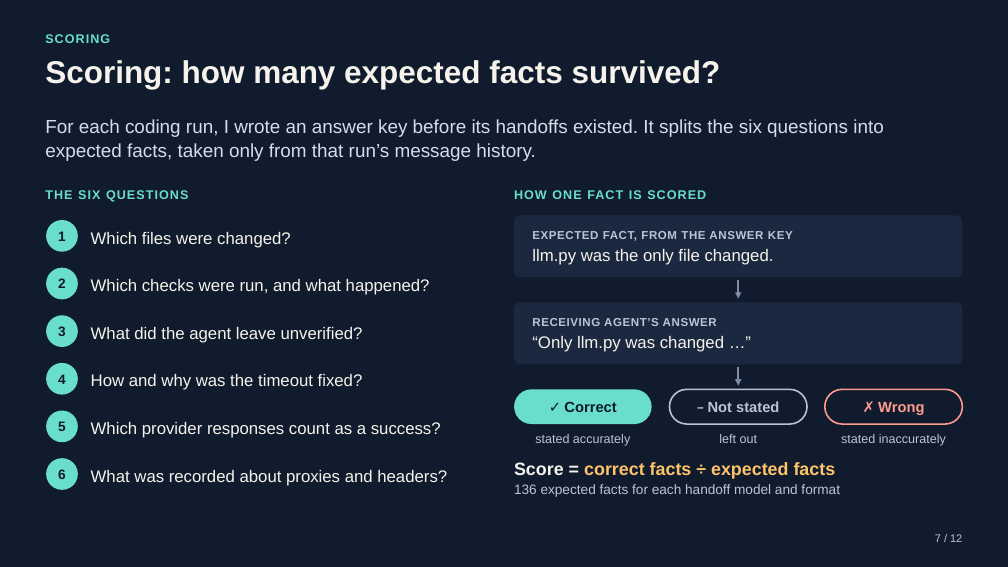
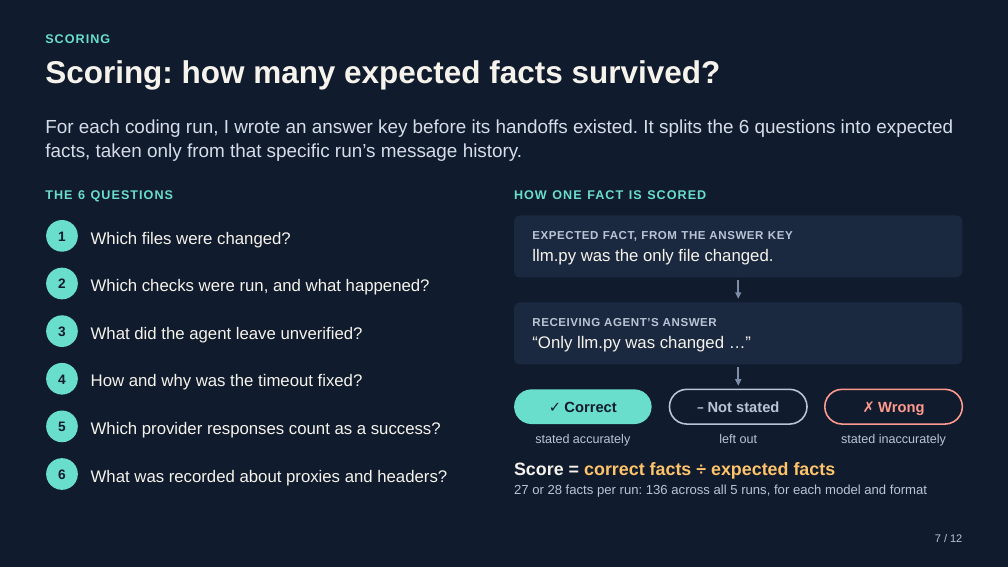
Before and after one commit to CS3227-2610-MP3-Deskmate/CS3227-2610-MP3, a slide deck: slide 7 of experiments/agent-handoff-2026-10-19/Agent_Handoff_Results.pptx. Drawn at 1008x567 pixels with LibreOffice and Linux fonts; fonts in the diff are those of the drawing. Boxes give left, top, right and bottom in pixels: in the first picture for what was removed or moved away, otherwise in the second. Text is boxed around its words. In the diff, an @@ line names an element or a change of style, - is before the commit and + after.

Commit message:
docs: Revise the agent handoff slides after review
Clearer wording, numerals, the shared topic list, likely reasons for the success-rule loss and revised limitations; fixes the backup slide's tool-access claim.

```diff
--- a/experiments/agent-handoff-2026-10-19/Agent_Handoff_Results.pptx
+++ b/experiments/agent-handoff-2026-10-19/Agent_Handoff_Results.pptx
@@ text at [45,119,953,161]: text changed @@
-For each coding run, I wrote an answer key before its handoffs existed. It splits the six questions into expected facts, taken only from that run’s message history.
+For each coding run, I wrote an answer key before its handoffs existed. It splits the 6 questions into expected facts, taken only from that specific run’s message history.
@@ text at [45,189,173,202]: text changed @@
-THE SIX QUESTIONS
+THE 6 QUESTIONS
@@ text at [514,484,927,497]: text changed; size 13 to 12.5 pt @@
-136 expected facts for each handoff model and format
+27 or 28 facts per run: 136 across all 5 runs, for each model and format
```
Also in this commit, not shown: 10 other slides changed, 1 other file.
